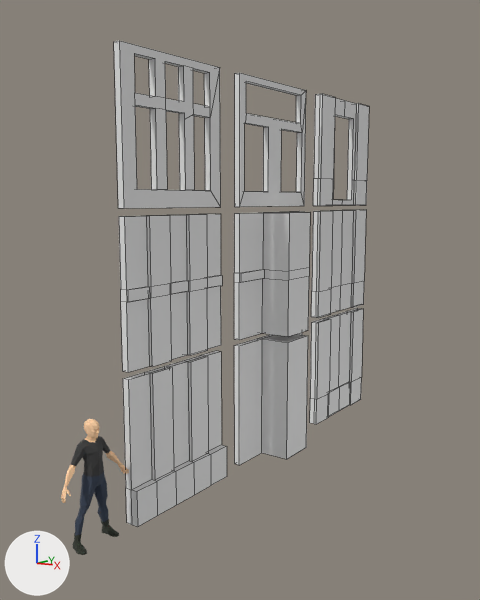
The Blender file BlenderAssets/Levels/wall_blockouts.blend as it was, and as the next commit left it.
Both versions are drawn from a 50 mm lens placed at (6.07, -7.01, 4.31), pointed at (-0.64, 2.48, 2.56). Arrows for +X, +Y and +Z are at lower left; the lights stay in place. Mesh edges are drawn as thin lines on the coarser meshes.

The scene before the commit, as lines of its bpy script (objects in view):
```python
me_cube_002 = bpy.data.meshes.new('Cube.002')
me_cube_002.from_pydata(...)  # 20 vertices, 18 faces; spans x -1.0..11.0, y -1.0..1.0, z -1.0..1.0
me_cube_004 = bpy.data.meshes.new('Cube.004')
me_cube_004.from_pydata(...)  # 58 vertices, 42 faces; spans x -1.0..1.0, y -1.0..1.0, z -1.0..1.0
me_mesh_003 = bpy.data.meshes.new('Mesh.003')
me_mesh_003.from_pydata(...)  # 488 vertices, 463 faces; spans x 0.0..0.53, y -0.12..0.14, z 0.0..1.63
me_mesh_003.materials.append(mat_material_002)  # picture img_chartex_default
ob_cube_002 = bpy.data.objects.new('Cube.002', me_cube_002)
ob_cube_002.location = (0.0, 2.49, 1.0)
ob_cube_002.scale = (0.05, 1.0, 1.0)
ob_cube_004 = bpy.data.objects.new('Cube.004', me_cube_004)
ob_cube_004.location = (0.0, 0.0, 5.2)
ob_cube_004.scale = (0.05, 1.0, 1.0)
ob_sm_humanref = bpy.data.objects.new('SM_HumanRef', me_mesh_003)
ob_sm_humanref.location = (0.0, -1.6, 0.0)
ob_sm_humanref.rotation_euler = (0.0, 0.0, 1.571)  # degrees (0, 0, 90)
_m = ob_sm_humanref.modifiers.new('Mirror', 'MIRROR')
_m.use_clip = True
# also in view: 'Cube.005' at (0.03, 5.0, 1.0); 'Cube.006' at (0.03, 5.0, 3.1); 'Cube.007' at (0.03, 5.0, 5.2); 'Cube.011' at (0.0, 2.5, 5.2); 'Cube' at (0.05, 0.0, 1.0)
```
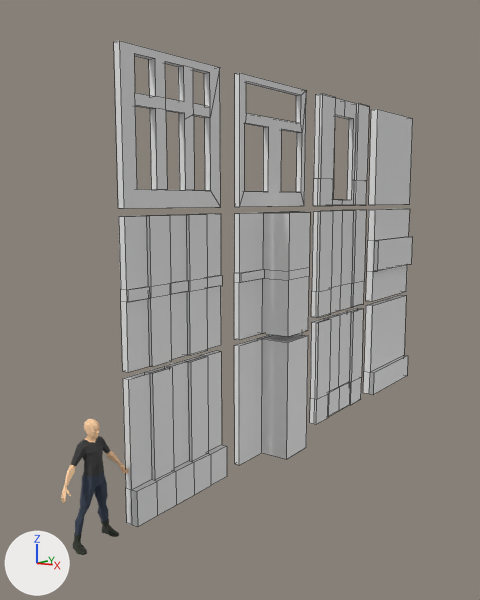
Where the newer file only moved an object's origin or applied its transform, the numbers keep the older frame.

What differs and where, as boxes (x1, y1, x2, y2) in the pictures (480 x 600 px):
```json
{"object": "Cube.010", "change": "added", "after": [369, 109, 413, 205]}
{"object": "Cube.009", "change": "added", "after": [366, 209, 412, 301]}
{"object": "Cube.008", "change": "added", "after": [363, 295, 408, 394]}
```

The change, as JSON lines over the scene's bpy script:
```json
{"op": "add", "block": "me_cube_007", "code": ["me_cube_007 = bpy.data.meshes.new('Cube.007')", "me_cube_007.from_pydata(...)  # a box spanning x -2.0..0.0, y -2.0..0.0, z 0.0..2.0"]}
{"op": "add", "block": "me_cube_006", "code": ["me_cube_006 = bpy.data.meshes.new('Cube.006')", "me_cube_006.from_pydata(...)  # 20 vertices, 18 faces; spans x -2.0..1.33, y -2.0..0.0, z 0.0..2.0"]}
{"op": "add", "block": "me_cube_005", "code": ["me_cube_005 = bpy.data.meshes.new('Cube.005')", "me_cube_005.from_pydata(...)  # 16 vertices, 14 faces; spans x -3.33..0.0, y -2.0..0.0, z 0.0..2.0"]}
{"op": "add", "block": "ob_cube_010", "code": ["ob_cube_010 = bpy.data.objects.new('Cube.010', me_cube_007)", "ob_cube_010.location = (0.07, 8.5, 4.2)", "ob_cube_010.scale = (0.075, 1.0, 1.0)"]}
{"op": "add", "block": "ob_cube_009", "code": ["ob_cube_009 = bpy.data.objects.new('Cube.009', me_cube_006)", "ob_cube_009.location = (0.07, 8.5, 2.1)", "ob_cube_009.scale = (0.075, 1.0, 1.0)"]}
{"op": "add", "block": "ob_cube_008", "code": ["ob_cube_008 = bpy.data.objects.new('Cube.008', me_cube_005)", "ob_cube_008.location = (0.17, 8.5, 0.0)", "ob_cube_008.scale = (0.075, 1.0, 1.0)"]}
```
